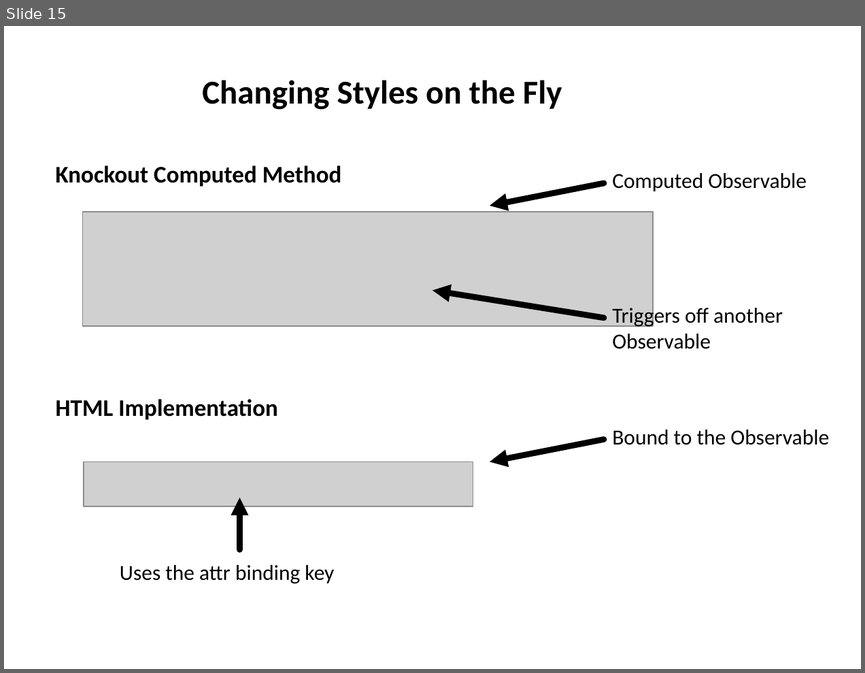
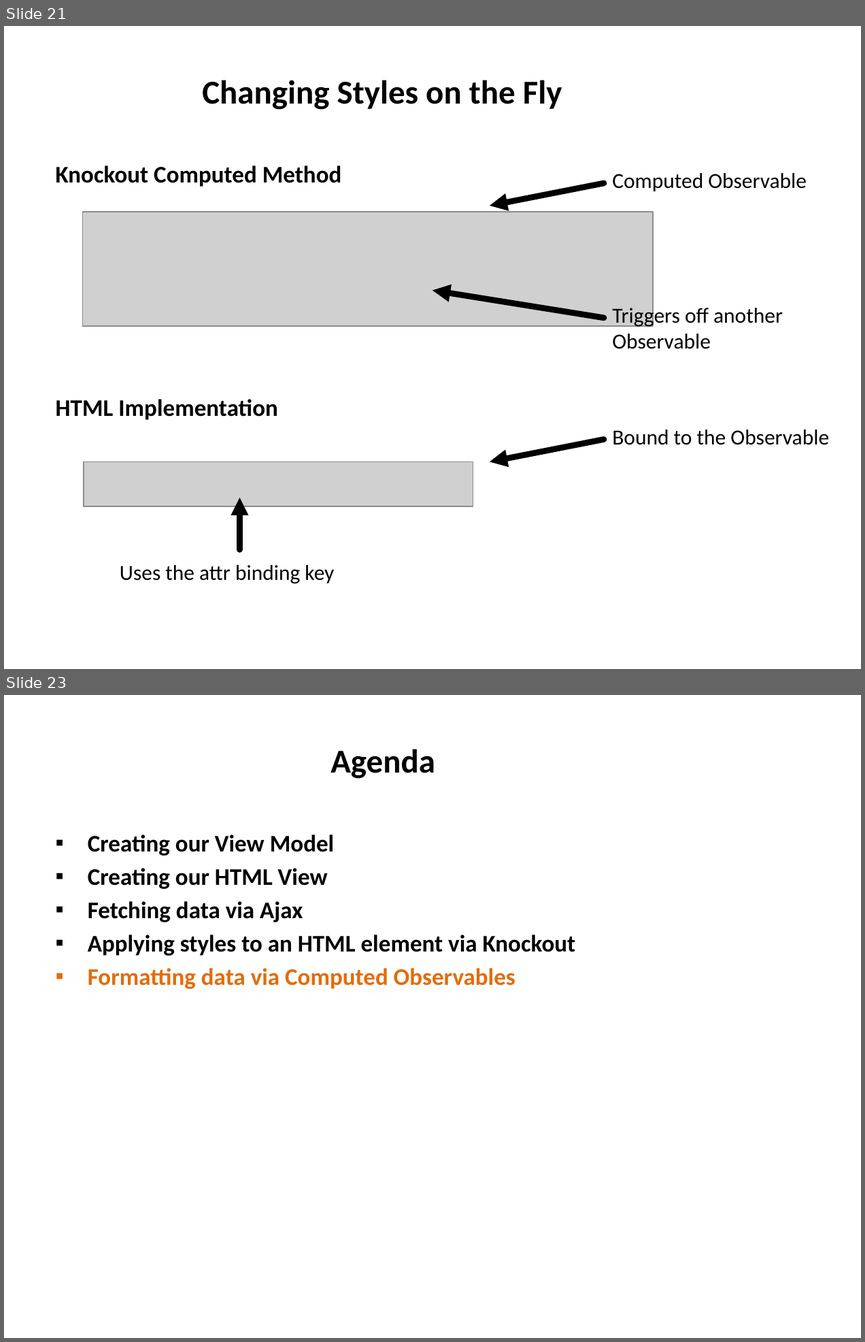
Before and after one commit to derikwhittaker/Pluarsight.XamlToHtml, a slide deck: Modules/02.TaskListingScreen.InitialSetup/02.TaskListingScreen.InitialSetup.Slides.pptx. Shown one above the other, each under a label of ours: slide 15 before the commit, slides 21 and 23 after it; the slides between them are not shown. The pictures are 865x673 and 865x1342 pixels, drawn with LibreOffice and Linux fonts; fonts in the diff are those of the drawing; grey boxes stand for pictures. Boxes give left, top, right and bottom in pixels: in the first picture for what was removed or moved away, otherwise in the second. Text is boxed around its words. In the diff, an @@ line names an element or a change of style, - is before the commit and + after.

```diff
--- a/Modules/02.TaskListingScreen.InitialSetup/02.TaskListingScreen.InitialSetup.Slides.pptx
+++ b/Modules/02.TaskListingScreen.InitialSetup/02.TaskListingScreen.InitialSetup.Slides.pptx
@@ slide 23 added at box(4, 695, 861, 1338), background #FFFFFF @@
@@ title added at box(330, 749, 435, 779), 28 pt, text #000000, bold @@
+Agenda
@@ text added at box(88, 834, 576, 989), 20 pt, text #000000, bold @@
+▪ Creating our View Model
+▪ Creating our HTML View
+▪ Fetching data via Ajax
+▪ Applying styles to an HTML element via Knockout
+▪ Formatting data via Computed Observables
@@ what was slide 15 is now slide 21 @@
```
Also in this commit, not shown: 4 slides changed, 7 other slides added, 1 slide removed.
